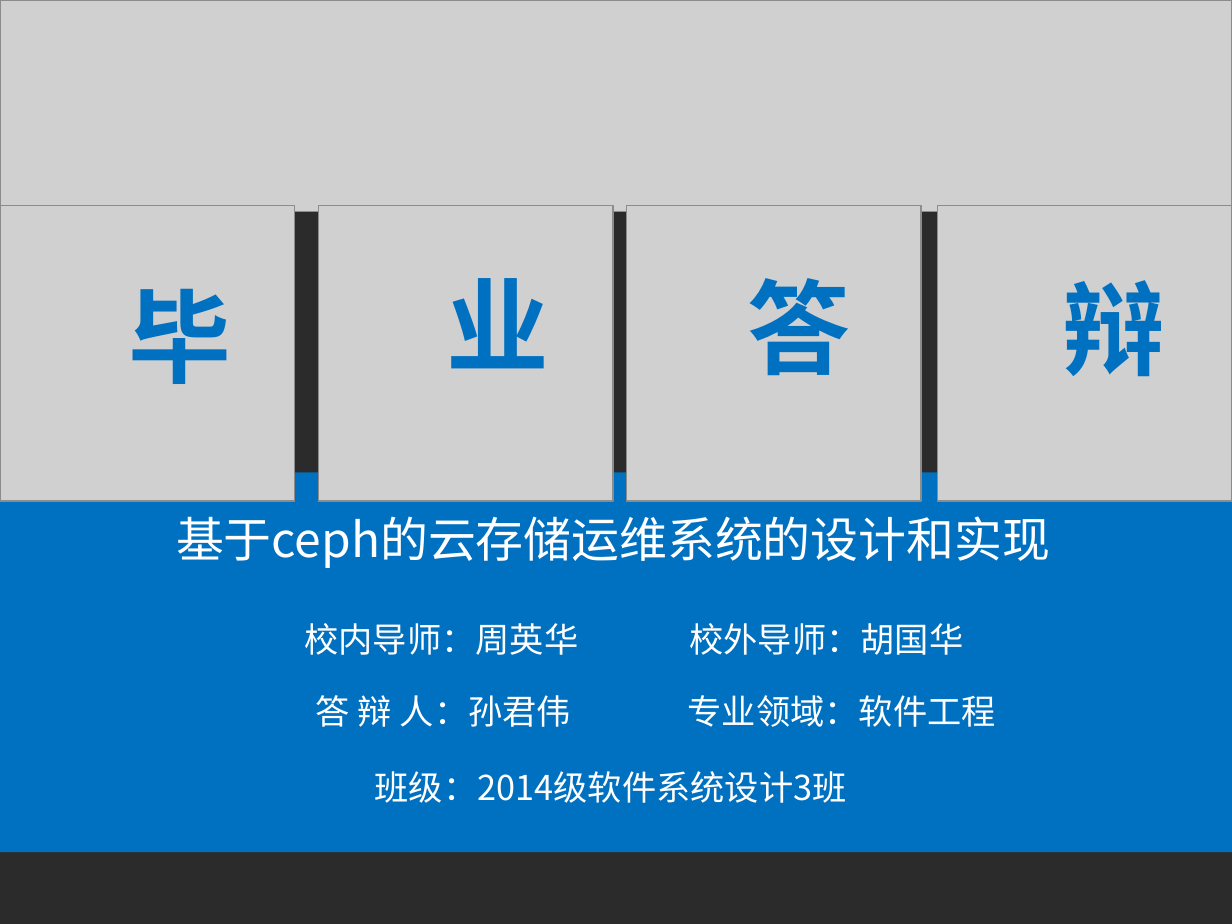
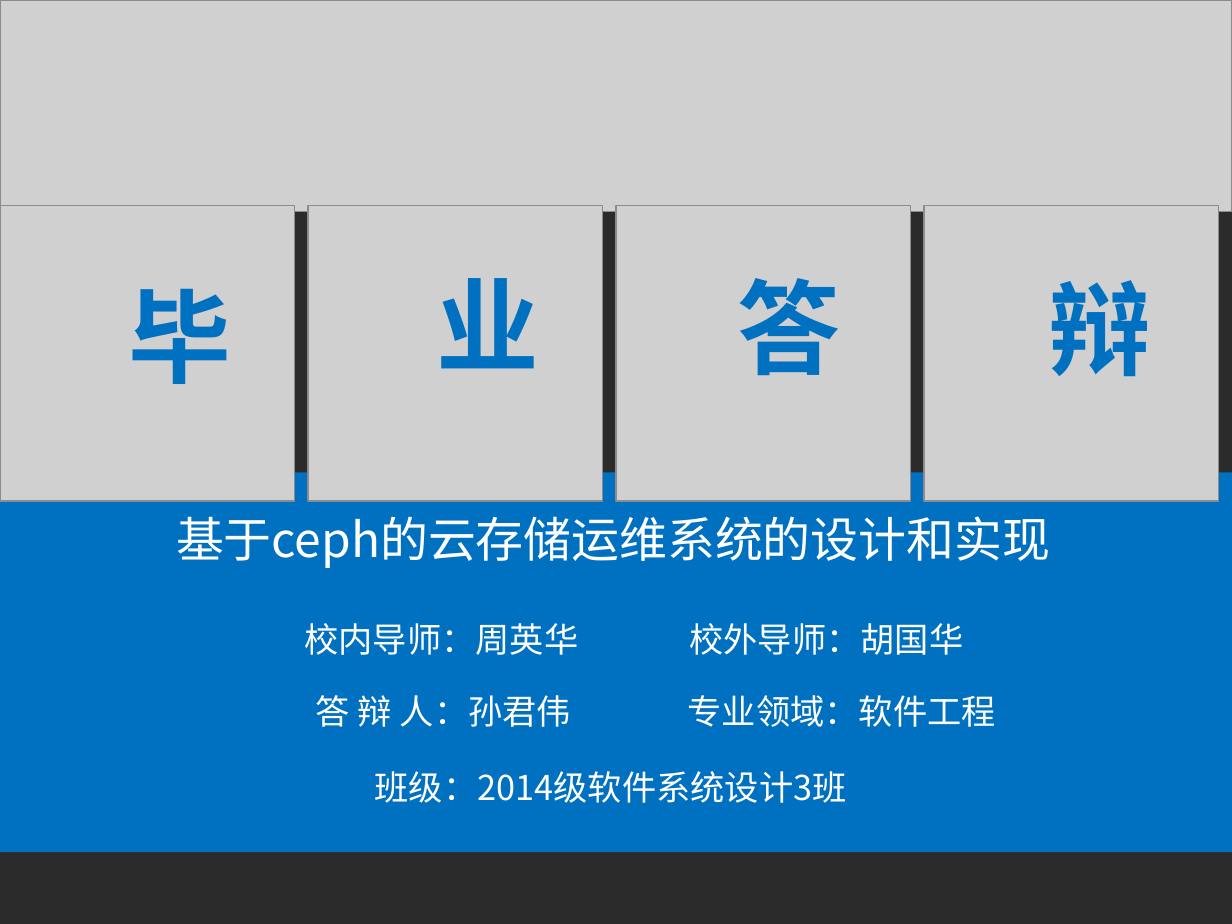
Before and after one commit to liaoliaoanxiao/mediumRepy, a slide deck: slide 1 of 论文/SA14226355孙君伟答辩.ppt. Drawn at 1232x924 pixels with LibreOffice and Linux fonts; fonts in the diff are those of the drawing; grey boxes stand for pictures; background and template pictures are left out; a plain dark background stands for a picture behind light text. Boxes give left, top, right and bottom in pixels: in the first picture for what was removed or moved away, otherwise in the second. Text is boxed around its words. In the diff, an @@ line names an element or a change of style, - is before the commit and + after.

```diff
--- a/论文/SA14226355孙君伟答辩.ppt
+++ b/论文/SA14226355孙君伟答辩.ppt
@@ picture: place and size @@
-picture at (938,206,1232,501)
+picture at (924,206,1218,501)
@@ 2 pictures, 2 texts: place and size @@
-2 pictures, 2 texts at (318,206,920,501)
+2 pictures, 2 texts at (308,206,910,501)
@@ text "辩": place and size @@
-text "辩" at (1062,280,1165,377)
+text "辩" at (1049,280,1152,377)
```
Also in this commit, not shown: 2 other slides changed, 2 slides added, 2 slides removed.
